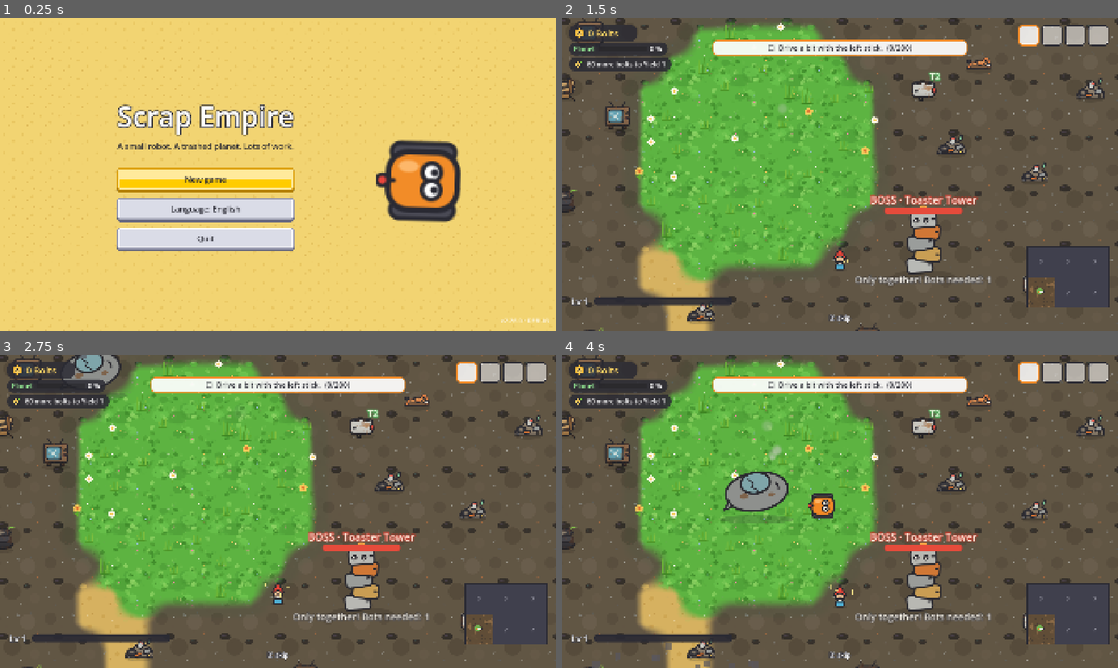
Above: before the commit, frames 1-4 (two rows, left to right).
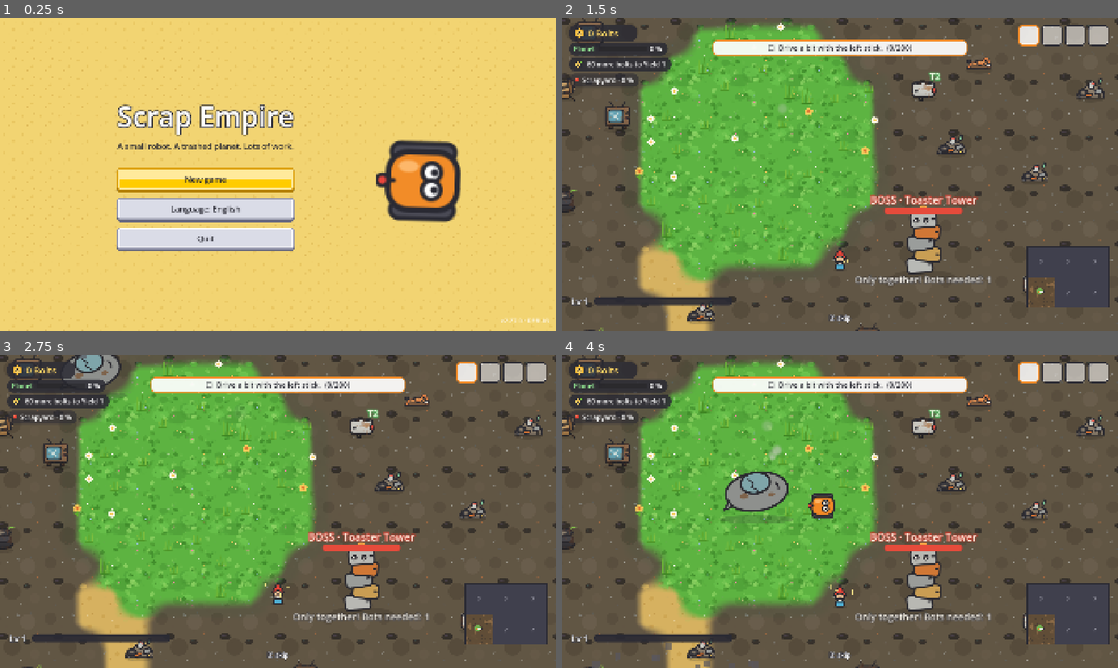
Above: after the commit, the same moments.

Repository: Dean86nz/ScrapEmpire
Game: Godot game, scene res://src/ui/title/title.tscn
Same seed, same stepped clock (60 frames per second), same inputs: the game is played once before the commit and once after it.
Inputs (mouse positions are in pixels of both pictures, inside the frame that each line leads up to):
- Up to frame 1 (0.25 s): no input
- Up to frame 2 (1.5 s): click "New game" at 0.5 s; tap Enter (ui_accept) at 1.25 s; move the mouse to (962, 158) at 1.27 s; hold Right (cursor_right) from 1.28 s (still down); tap Shift (boost) at 1.35 s; click (962, 158) at 1.42 s
- Up to frame 3 (2.75 s): tap Enter (ui_accept) at 1.52, 2.27 s; move the mouse to (166, 527) at 2.02 s; release Right (cursor_right) at 2.03 s; hold Down (cursor_down) from 2.03 s (still down); tap C (call_courier) at 2.1 s
- Up to frame 4 (4 s): move the mouse to (895, 442) at 2.77 s; release Down (cursor_down) at 2.78 s; hold Right (cursor_right) 2.78-3.53 s; hold Mouse wheel down (hotbar_next) 2.78-3.53 s; move the mouse to (812, 574) at 3.52 s; hold Up (cursor_up) from 3.53 s (still down); tap Mouse wheel up (hotbar_prev) at 3.6 s; click (812, 574) at 3.67 s; tap Enter (ui_accept) at 3.77 s

The runs differ from the first frame. In frame 1, less than 0.1% of the frame differs, in the area x 92-93%, y 96-98%; in frame 2, 0.4%; in frame 3, 0.4%, in the area x 1-14%, y 17-22%; in frame 4, 0.4%.

Commit message:
ms71: Gebietsanzeige „Gebiet · Reinigungsgrad“ im HUD
Co-Authored-By: Claude Opus 5.5 <noreply@anthropic.com>

Diff:
--- a/project.godot
+++ b/project.godot
@@ -11,7 +11,7 @@
 [application]
 
 config/name="Scrap Empire"
-config/version="2.26.0"
+config/version="2.27.0"
 run/main_scene="res://src/ui/title/title.tscn"
 run/flush_stdout_on_print=true
 config/features=PackedStringArray("4.7", "Mobile")
--- a/src/ui/hud/hud.gd
+++ b/src/ui/hud/hud.gd
@@ -74,6 +74,7 @@
 	add_to_group("hud")
 	add_child(stage_banner)
 	_build_goal_panel()
+	_build_zone_panel()
 	_build_courier_panel()
 	set_hint(tr("HUD_HINT_GAME"))
 	set_bolts(0)
@@ -207,6 +208,36 @@
 	add_child(_goal_panel)
 
 
+# --- Gebietsanzeige (MS71): dezent links, „Kabelsenke · 64 %“ ---------------------------
+
+var _zone_panel := PanelContainer.new()
+var _zone_label := Label.new()
+var _zone_shown := ""
+
+
+func _build_zone_panel() -> void:
+	var sb: StyleBox = ($BoltsPanel as PanelContainer).get_theme_stylebox("panel").duplicate()
+	if sb is StyleBoxFlat:
+		(sb as StyleBoxFlat).bg_color.a *= 0.7
+	_zone_panel.add_theme_stylebox_override("panel", sb)
+	_zone_panel.position = Vector2(24, 192)
+	_zone_label.add_theme_font_size_override("font_size", 24)
+	_zone_label.add_theme_color_override("font_color", Color(1, 1, 1, 0.92))
+	_zone_panel.add_child(_zone_label)
+	_zone_panel.visible = false
+	add_child(_zone_panel)
+
+
+## Name und Reinigungsgrad des aktuellen Gebiets; beim Wechsel kurz aufleuchten.
+func set_zone(zone_name: String, clean: float) -> void:
+	_zone_panel.visible = zone_name != ""
+	_zone_label.text = "📍 %s · %d %%" % [zone_name, int(floor(clean * 100.0))]
+	if zone_name != _zone_shown:
+		_zone_shown = zone_name
+		_zone_panel.modulate = Color(1.6, 1.5, 1.0)
+		create_tween().tween_property(_zone_panel, "modulate", Color.WHITE, 0.8)
+
+
 ## Nächstes Ziel im HUD: Leistbares zuerst (grün), sonst ein freier Skillpunkt, sonst das
 ## günstigste Schiff-Ziel mit „noch N Bolts“.
 func _refresh_goal() -> void:
--- a/src/world/main.gd
+++ b/src/world/main.gd
@@ -220,6 +220,12 @@
 		Sfx.music_zone(zid)  # eigenes Stück je Zone (MS46)
 	_hud.set_hint(_current_hint())
 	_tick_hints(delta)
+	_zone_hud_timer -= delta
+	if _zone_hud_timer <= 0.0:
+		_zone_hud_timer = 0.5
+		var hz := _world.zones.zone_id_at(_world.player_tile())
+		if hz != "":
+			_hud.set_zone(str(_world.zones.zone_by_id(hz).get("name", "")), _world.zones.cleanliness(hz, _world.nodes))
 	_chapter_timer -= delta
 	if _chapter_timer <= 0.0:
 		_chapter_timer = 1.0
@@ -548,6 +554,7 @@
 	"secrets": ["HINT_T_SECRETS", "HINT_D_SECRETS", "res://assets/sprites/ui/trophy.svg"],
 }
 var _hint_queue: Array[String] = []
+var _zone_hud_timer := 0.0
 var _hint_wait := 0.0
 var _hint_check := 0.0
 
Binary file added: docs/screens/ms71_gebietsanzeige.png
Not shown, changed: CHANGELOG.md
Not shown, changed: TODO.md
Not shown, changed: docs/03_ROADMAP.md
